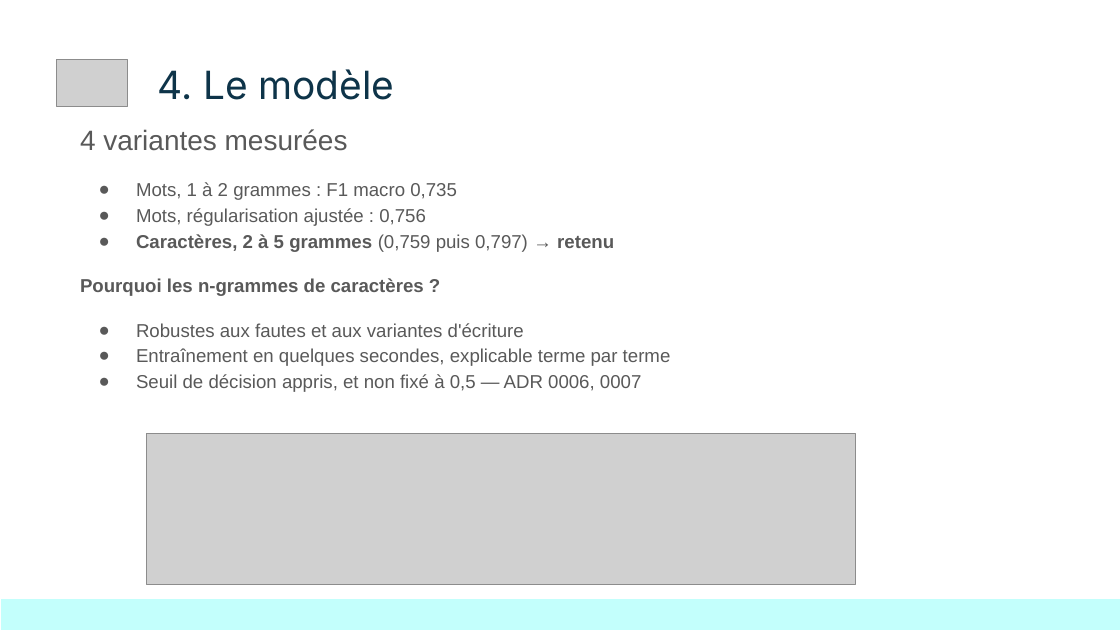
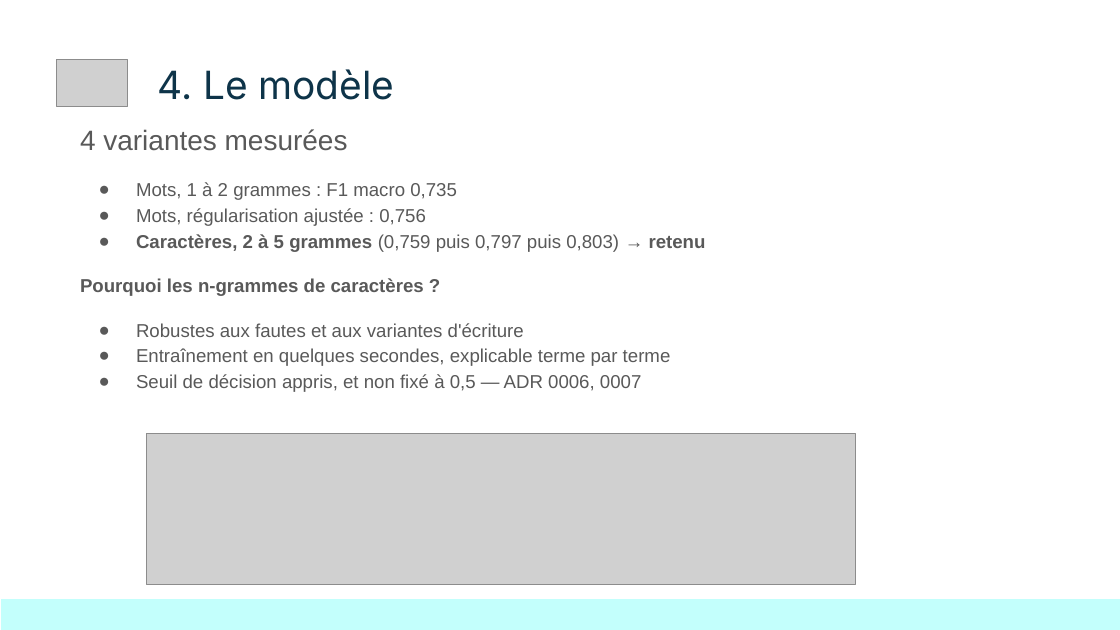
Before and after one commit to KinSushi/reviewpulse-pipeline, a slide deck: slide 6 of docs/presentation/ReviewPulse_DemoDay.pptx. Drawn at 1120x630 pixels with LibreOffice and Linux fonts; fonts in the diff are those of the drawing; grey boxes stand for pictures. Boxes give left, top, right and bottom in pixels: in the first picture for what was removed or moved away, otherwise in the second. Text is boxed around its words. In the diff, an @@ line names an element or a change of style, - is before the commit and + after.

```diff
--- a/docs/presentation/ReviewPulse_DemoDay.pptx
+++ b/docs/presentation/ReviewPulse_DemoDay.pptx
@@ text at <box>136,234,706,252</box>: text changed @@
-● Caractères, 2 à 5 grammes (0,759 puis 0,797) → retenu
+● Caractères, 2 à 5 grammes (0,759 puis 0,797 puis 0,803) → retenu
```
Also in this commit, not shown: 1 other slide changed, 7 other files.
